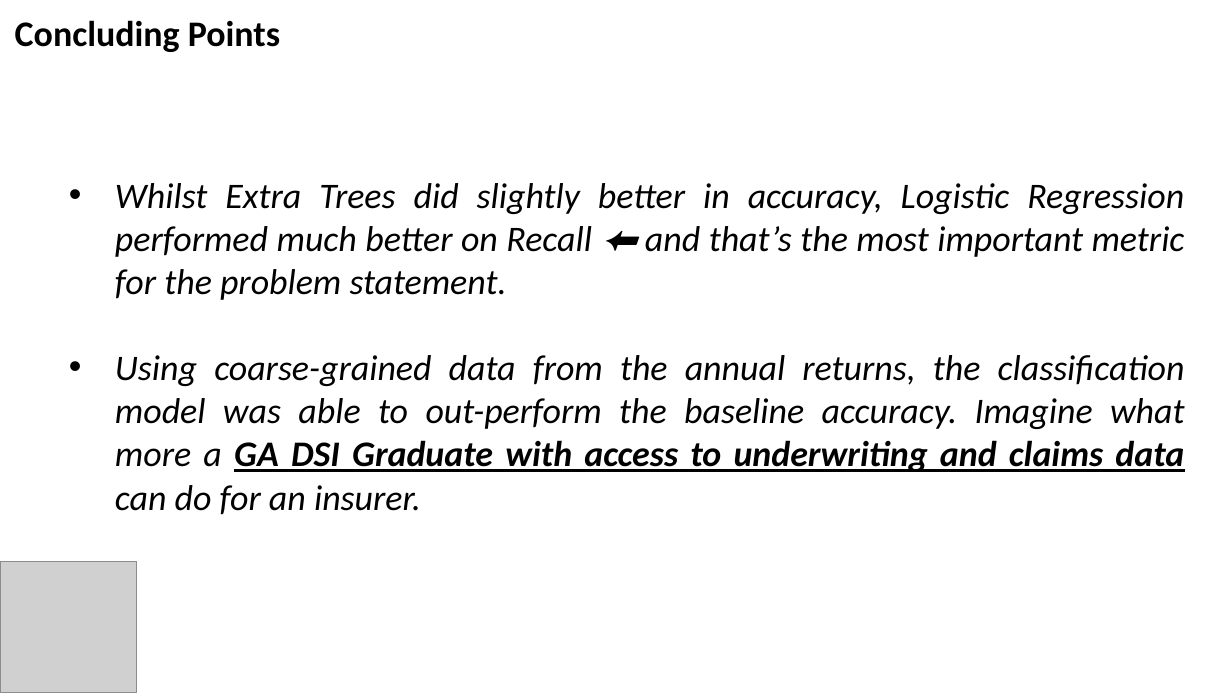
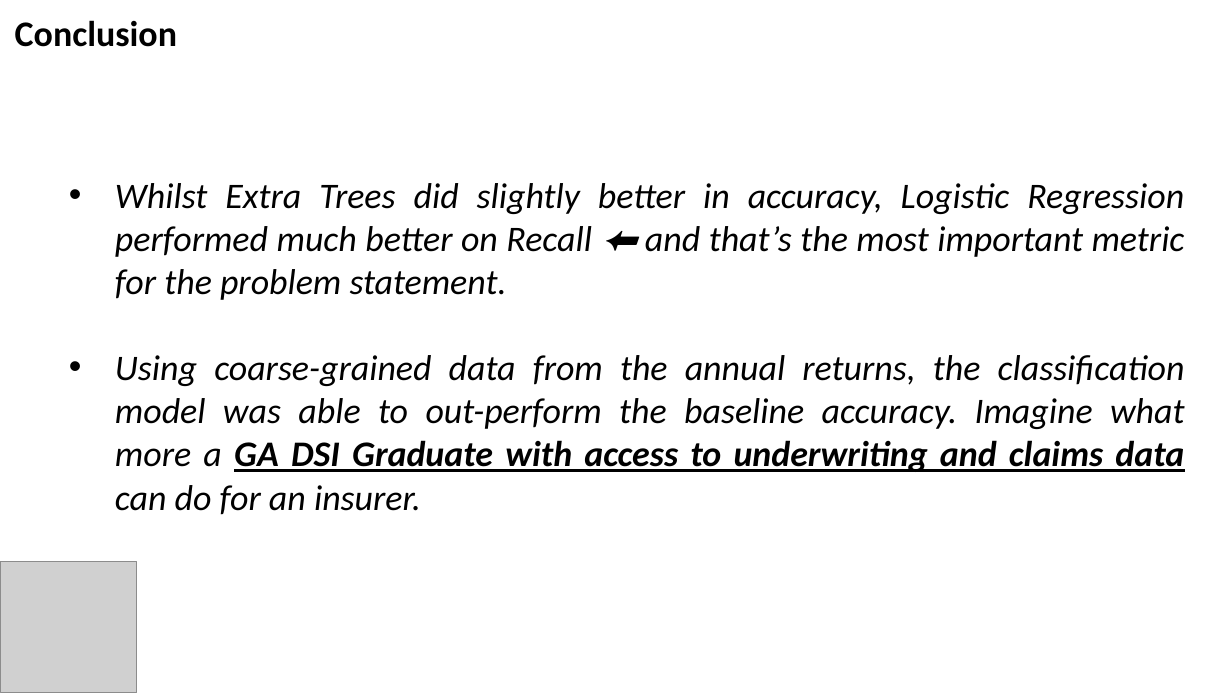
Before and after one commit to irwinwei73/GA-DSI-Capstone, a slide deck: slide 23 of Capstone_Final_Presentation.pptx (slide 19 before the commit). Drawn at 1232x693 pixels with LibreOffice and Linux fonts; fonts in the diff are those of the drawing; grey boxes stand for pictures. Boxes give left, top, right and bottom in pixels: in the first picture for what was removed or moved away, otherwise in the second. Text is boxed around its words. In the diff, an @@ line names an element or a change of style, - is before the commit and + after.

```diff
--- a/Capstone_Final_Presentation.pptx
+++ b/Capstone_Final_Presentation.pptx
@@ text at [15,20,177,47]: text changed @@
-Concluding Points
+Conclusion
```
Also in this commit, not shown: 5 other slides changed, 5 slides added.
